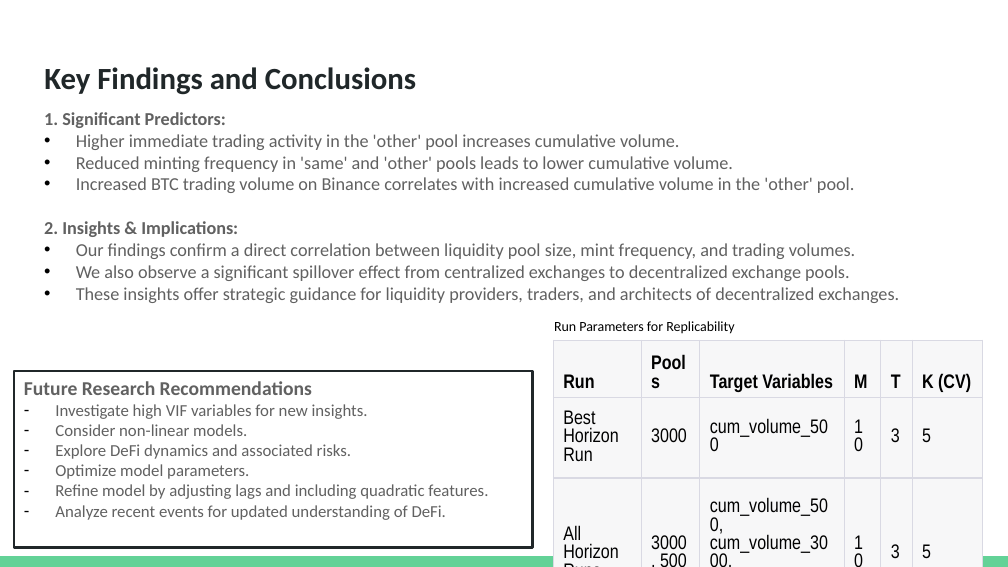
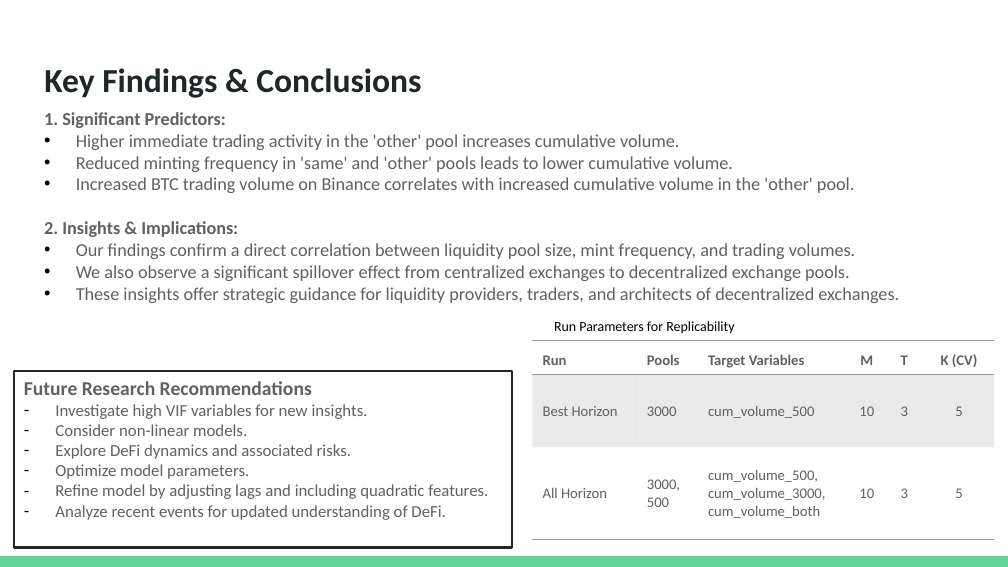
Before and after one commit to datagero/defi-liquidity-events-effect, a slide deck: slide 15 of Final Presentation Slides/Team 111 Presentation Slides.pptx (slide 16 before the commit). Drawn at 1008x567 pixels with LibreOffice and Linux fonts; fonts in the diff are those of the drawing. Boxes give left, top, right and bottom in pixels: in the first picture for what was removed or moved away, otherwise in the second. Text is boxed around its words. In the diff, an @@ line names an element or a change of style, - is before the commit and + after.

```diff
--- a/Final Presentation Slides/Team 111 Presentation Slides.pptx
+++ b/Final Presentation Slides/Team 111 Presentation Slides.pptx
@@ title at [44, 68, 421, 98]: text changed; size 22 to 24 pt @@
-Key Findings and Conclusions
+Key Findings & Conclusions
@@ table at [532, 340, 994, 539] @@
-row 2, column 1: Best Horizon Run
+row 2, column 1: Best Horizon
-row 3, column 1: All Horizon Runs
+row 3, column 1: All Horizon
@@ fill #F7F7F8 to none in 12 cells @@
@@ fill #F7F7F8 to #999999 at 20% opacity in row 2 @@
@@ size 14 to 10.5 pt, font Arial Narrow to Calibri, text colour #000000 to #616161 in "Run", "Pools", "Target Variables", "M" and 12 more places @@
@@ alignment left to centre @@
@@ borders changed @@
@@ table: place and size @@
-table at [553, 340, 982, 563]
+table at [532, 340, 994, 539]
@@ rectangle "Future Research Recommendations": place and size @@
-rectangle "Future Research Recommendations" at [14, 371, 533, 547]
+rectangle "Future Research Recommendations" at [14, 371, 512, 547]
```
Also in this commit, not shown: 14 other slides changed, 1 slide removed, 3 other files.
